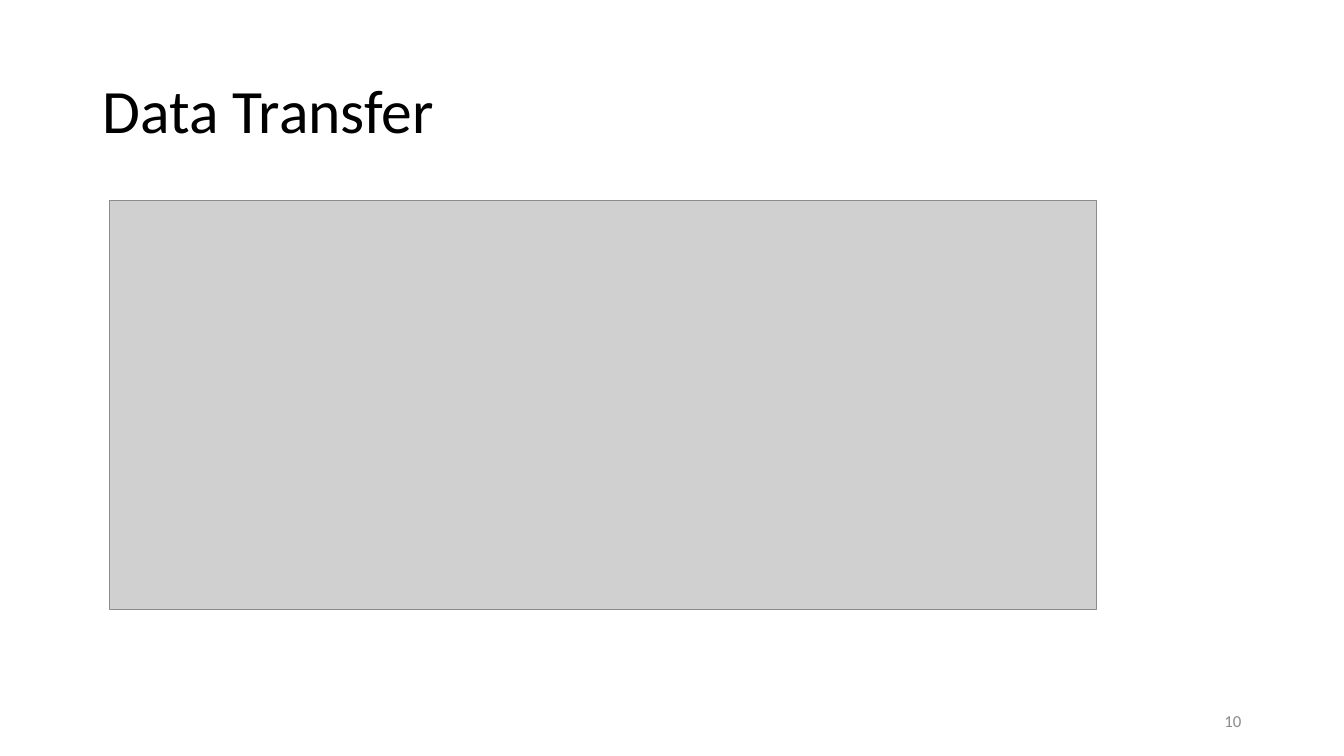
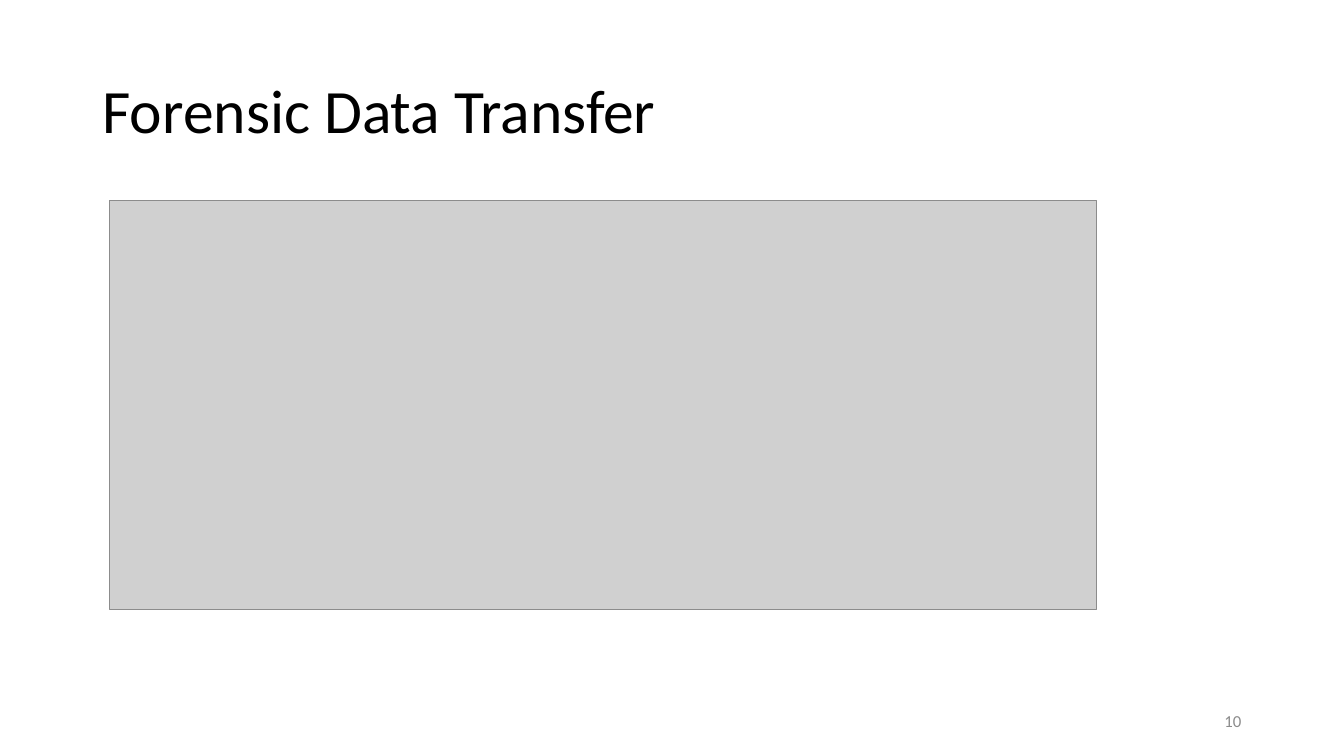
Before and after one commit to frankwxu/digital-forensics-lab, a slide deck: slide 10 of Basic_Computer_Skills_for_Forensics/4_Advanced_linux_command_line.pptx. Drawn at 1344x756 pixels with LibreOffice and Linux fonts; fonts in the diff are those of the drawing; grey boxes stand for pictures; background and template pictures are left out. Boxes give left, top, right and bottom in pixels: in the first picture for what was removed or moved away, otherwise in the second. Text is boxed around its words. In the diff, an @@ line names an element or a change of style, - is before the commit and + after.

Commit message:
change nist data leakage

```diff
--- a/Basic_Computer_Skills_for_Forensics/4_Advanced_linux_command_line.pptx
+++ b/Basic_Computer_Skills_for_Forensics/4_Advanced_linux_command_line.pptx
@@ title at <box>102,90,655,134</box>: text changed @@
-Data Transfer
+Forensic Data Transfer
```
Also in this commit, not shown: 11 other slides changed, 2 slides added.
